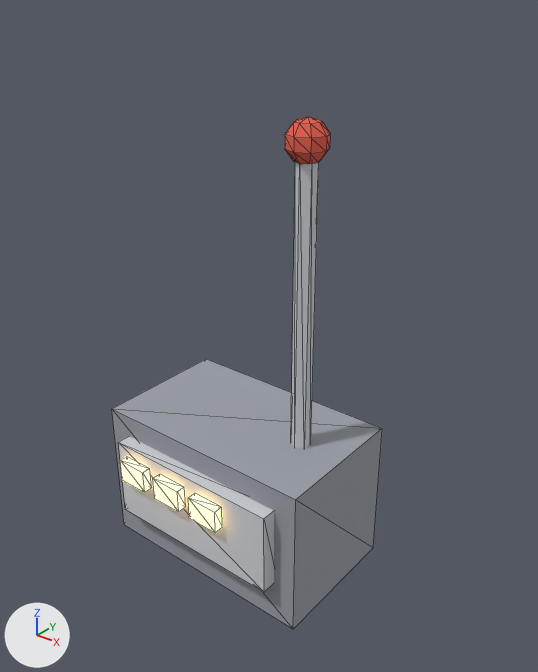
Two versions of the glTF model models/item_jammer.glb, one commit apart.
Both versions are drawn from a 50 mm lens placed at (0.887, -1.024, 1.19), pointed at (0.051, 0.022, 0.542). Every picture has the same lights, and +X, +Y and +Z are marked at lower left. The older version comes first. Mesh edges are drawn as thin lines. Vertices at exactly the same position are counted once.

Before the edit, the objects in view are built like this:
```python
me_item_jammer = bpy.data.meshes.new('item_jammer')
me_item_jammer.from_pydata(...)  # a box spanning x -0.25..0.25, y -0.15..0.15, z -0.16..0.16, material slot 0; a box spanning x -0.2..0.2, y -0.18..-0.14, z -0.07..0.11, material slot 1; a 6-sided cylinder along z spanning x 0.133..0.167, y -0.02..0.02, z 0.14..0.74, material slot 1; a UV sphere (8 segments, 5 rings, poles along z) spanning x 0.112..0.188, y -0.038..0.038, z 0.72..0.8, material slot 2; a box spanning x -0.175..-0.105, y -0.2..-0.18, z 0.035..0.085, material slot 3; a box spanning x -0.075..-0.005, y -0.2..-0.18, z 0.035..0.085, material slot 3; a box spanning x 0.025..0.095, y -0.2..-0.18, z 0.035..0.085, material slot 3
me_item_jammer.materials.append(mat_metal_dark)  # grey #999ea6
me_item_jammer.materials.append(mat_metal)  # light grey #ced1d7
me_item_jammer.materials.append(mat_chili)  # red #e76150
me_item_jammer.materials.append(mat_light_amber)  # orange #ffd37c, glowing orange #ffd37c
ob_item_jammer = bpy.data.objects.new('item_jammer', me_item_jammer)
ob_item_jammer.location = (0.0, 0.0, 0.18)
```
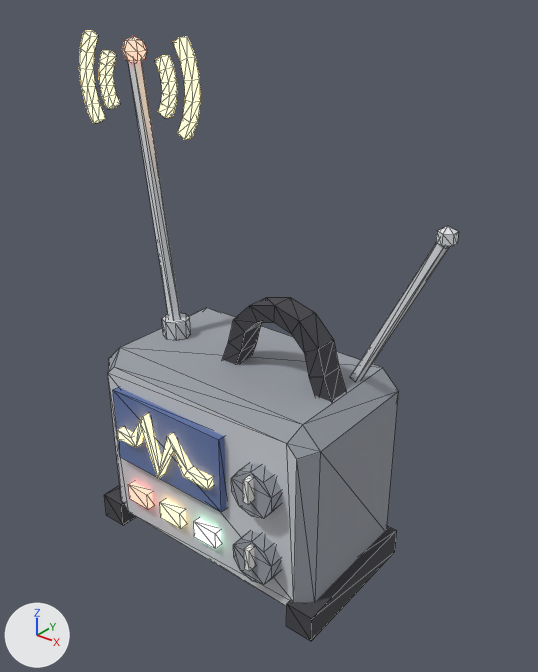
Boxes (x1, y1, x2, y2) around the edits, measured in the pictures (538 x 672 px):
'item_jammer', reshaped, moved (41% wider, 19% taller)
    before: (112, 117, 382, 629)
    after: (79, 30, 459, 641)
part 1 of me_item_jammer, added
    after: (231, 463, 282, 519)
part 2 of me_item_jammer, added
    after: (233, 531, 281, 585)
part 3 of me_item_jammer, added
    after: (162, 313, 191, 341)
part 4 of me_item_jammer, added (blue)
    after: (113, 387, 227, 512)
part 5 of me_item_jammer, added
    after: (160, 499, 186, 529)
part 6 of me_item_jammer, added
    after: (128, 481, 153, 510)
part 7 of me_item_jammer, added
    after: (122, 36, 147, 62)
part 8 of me_item_jammer, added
    after: (194, 518, 221, 549)
part 9 of me_item_jammer, added
    after: (243, 476, 254, 505)
part 10 of me_item_jammer, added
    after: (244, 545, 254, 572)
part 11 of me_item_jammer, added
    after: (104, 485, 136, 526)
part 12 of me_item_jammer, added
    after: (286, 526, 397, 641)
part 13 of me_item_jammer, added
    after: (436, 226, 459, 248)
part 14 of me_item_jammer, deleted (red)
    before: (285, 117, 330, 164)
part 15 of me_item_jammer, deleted
    before: (153, 474, 186, 512)
part 16 of me_item_jammer, deleted
    before: (118, 436, 274, 592)
part 17 of me_item_jammer, deleted
    before: (188, 493, 222, 533)
part 18 of me_item_jammer, deleted
    before: (120, 456, 152, 492)
part 19 of me_item_jammer, built on
    before: (112, 162, 382, 629)
    after: (79, 30, 449, 606)

The change, as a diff of the scene's bpy script:
```diff
--- a/models/item_jammer.glb.py
+++ b/models/item_jammer.glb.py
@@ me_item_jammer @@
-me_item_jammer.from_pydata(...)  # 86 vertices, 144 faces; spans x -0.25..0.25, y -0.2..0.15, z -0.16..0.8
+me_item_jammer.from_pydata(...)  # 358 vertices, 628 faces; spans x -0.419..0.395, y -0.195..0.16, z 0.03..1.089
+# me_item_jammer part 1: a new loose piece, a 10-sided cylinder along y spanning x 0.122..0.218, y -0.18..-0.14, z 0.28..0.38, in mat_metal_dark (grey #999ea6)
+# me_item_jammer part 2: a new loose piece, a 10-sided cylinder along y spanning x 0.122..0.218, y -0.18..-0.14, z 0.12..0.22, in mat_metal_dark (grey #999ea6)
+# me_item_jammer part 3: a new loose piece, an 8-sided cylinder along z spanning x -0.22..-0.16, y -0.03..0.03, z 0.48..0.52, in mat_metal (light grey #ced1d7)
+# me_item_jammer part 4: a new loose piece, a box spanning x -0.22..0.08, y -0.165..-0.145, z 0.235..0.405, in mat_panel (blue #6176aa)
+# me_item_jammer part 5: a new loose piece, a box spanning x -0.1..-0.04, y -0.165..-0.145, z 0.13..0.17, in mat_light_amber (orange #ffd37c, glowing orange #ffd37c)
+# me_item_jammer part 6: a new loose piece, a box spanning x -0.2..-0.14, y -0.165..-0.145, z 0.13..0.17, in mat_light_red (red #ff7c6c, glowing red #ff7c6c)
+# me_item_jammer part 7: a new loose piece, a UV sphere (6 segments, 4 rings, poles along z) spanning x -0.282..-0.238, y -0.025..0.025, z 1.035..1.085, in mat_light_red (red #ff7c6c, glowing red #ff7c6c)
+# me_item_jammer part 8: a new loose piece, a box spanning x 0.0..0.06, y -0.165..-0.145, z 0.13..0.17, in mat_lights_under (green #bcffcb, glowing green #bcffcb)
+# me_item_jammer part 9: a new loose piece, a box spanning x 0.164..0.176, y -0.195..-0.175, z 0.32..0.37, in mat_white (white #f9f9f6)
+# me_item_jammer part 10: a new loose piece, a box spanning x 0.164..0.176, y -0.195..-0.175, z 0.16..0.21, in mat_white (white #f9f9f6)
+# me_item_jammer part 11: a new loose piece, a box spanning x -0.3..-0.24, y -0.16..0.16, z 0.03..0.09, in mat_black (dark grey #45454b)
+# me_item_jammer part 12: a new loose piece, a box spanning x 0.24..0.3, y -0.16..0.16, z 0.03..0.09, in mat_black (dark grey #45454b)
+# me_item_jammer part 13: a new loose piece, a UV sphere (6 segments, 3 rings, poles along z) spanning x 0.365..0.395, y 0.063..0.097, z 0.78..0.82, in mat_chrome (white #e5e7ec)
+# me_item_jammer part 14: the loose piece of 34 vertices spanning x 0.112..0.188, y -0.038..0.038, z 0.72..0.8 is deleted
+# me_item_jammer part 15: the loose piece of 8 vertices spanning x -0.075..-0.005, y -0.2..-0.18, z 0.035..0.085 is deleted
+# me_item_jammer part 16: the loose piece of 8 vertices spanning x -0.2..0.2, y -0.18..-0.14, z -0.07..0.11 is deleted
+# me_item_jammer part 17: the loose piece of 8 vertices spanning x 0.025..0.095, y -0.2..-0.18, z 0.035..0.085 is deleted
+# me_item_jammer part 18: the loose piece of 8 vertices spanning x -0.175..-0.105, y -0.2..-0.18, z 0.035..0.085 is deleted
+# me_item_jammer part 19: 20 vertices removed from x -0.25..0.25, y -0.15..0.15, z -0.16..0.74; 204 vertices added at x -0.419..0.39, y -0.18..0.15, z 0.04..1.089
 me_item_jammer.materials.append(mat_metal_dark)
 me_item_jammer.materials.append(mat_metal)
-me_item_jammer.materials.append(mat_chili)  # red #e76150
 me_item_jammer.materials.append(mat_light_amber)
+me_item_jammer.materials.append(mat_panel)  # blue #6176aa
+me_item_jammer.materials.append(mat_light_red)  # red #ff7c6c, glowing red #ff7c6c
+me_item_jammer.materials.append(mat_lights_under)  # green #bcffcb, glowing green #bcffcb
+me_item_jammer.materials.append(mat_white)  # white #f9f9f6
+me_item_jammer.materials.append(mat_black)  # dark grey #45454b
+me_item_jammer.materials.append(mat_chrome)  # white #e5e7ec
@@ ob_item_jammer @@
 ob_item_jammer = bpy.data.objects.new('item_jammer', me_item_jammer)
-ob_item_jammer.location = (0.0, 0.0, 0.18)
+ob_item_jammer.location = (0.0, 0.0, 0.0)
```
